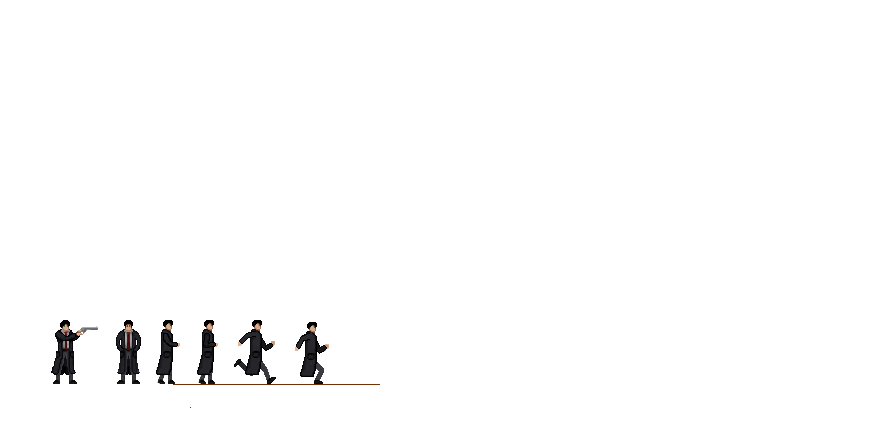
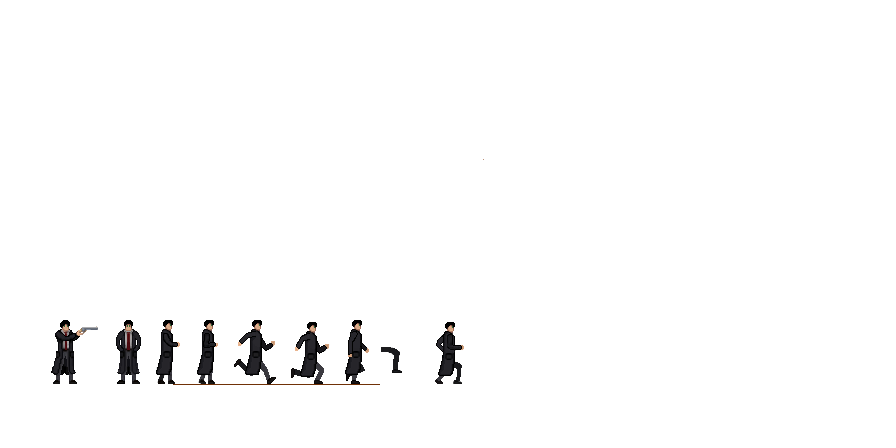
Revision of a layered 896px x 448px image; what changed, layer by layer:
added layer "5 peak point" above "Calque 2" over 346, 322, 464, 384
added layer "Calque 2" above "3" over 444, 361, 462, 384
renamed "Calque 1" to "3", showed it, painted on it over 177, 320, 365, 384
renamed "Down" to "2 Down", painted on it over 190, 344, 329, 408
painted on "perso qui court" over 117, 375, 165, 384
painted on "perso qui tir" over 77, 159, 484, 353
